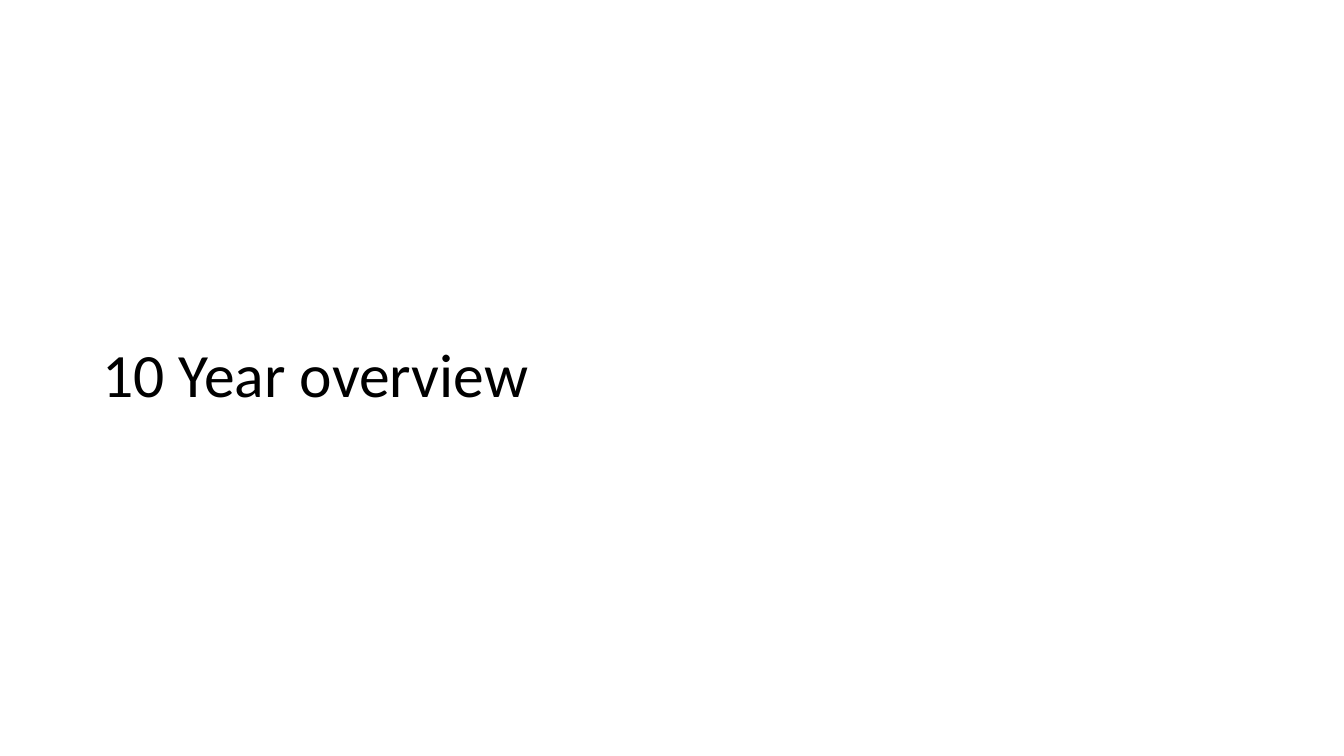
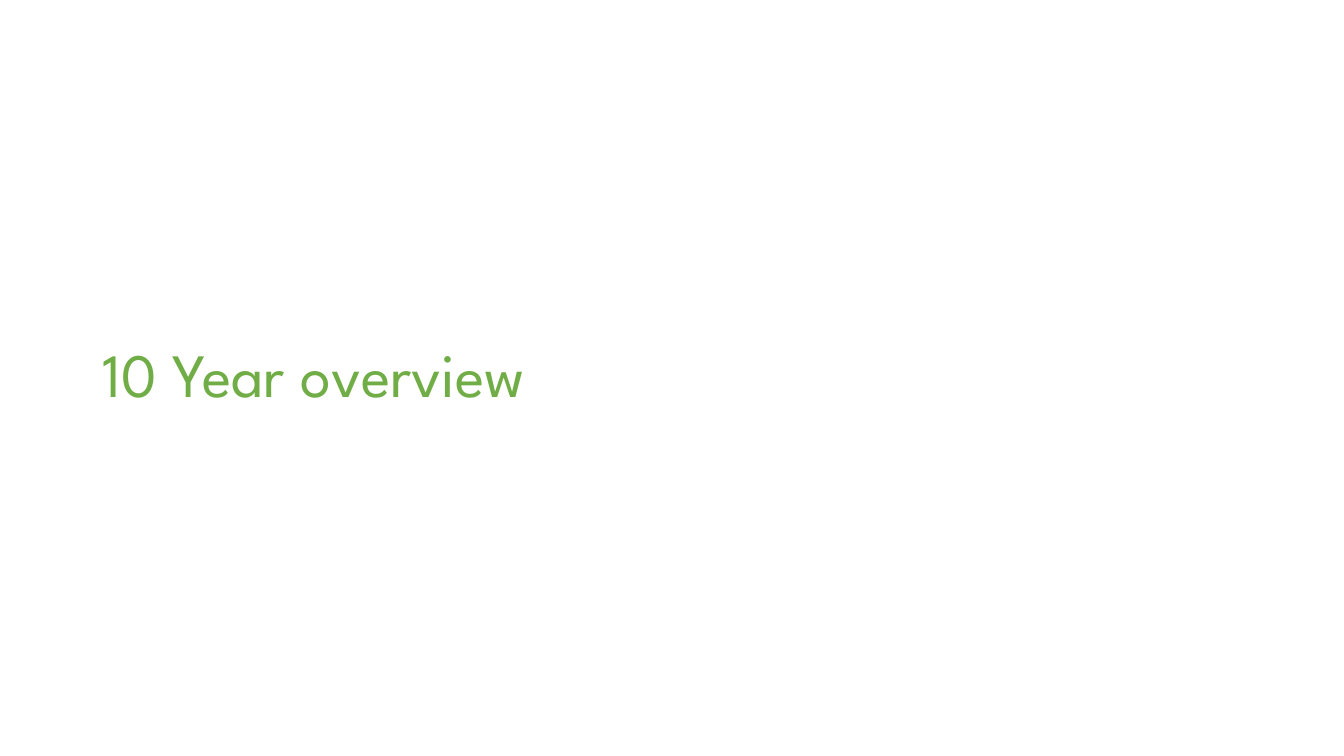
Before and after one commit to jiyoojeong/Nephila_Summer2020, a slide deck: slide 7 of renewables/ErcotForwards_Presentation.pptx (slide 20 before the commit). Drawn at 1344x756 pixels with LibreOffice and Linux fonts; fonts in the diff are those of the drawing. Boxes give left, top, right and bottom in pixels: in the first picture for what was removed or moved away, otherwise in the second. Text is boxed around its words. In the diff, an @@ line names an element or a change of style, - is before the commit and + after.

```diff
--- a/renewables/ErcotForwards_Presentation.pptx
+++ b/renewables/ErcotForwards_Presentation.pptx
@@ title "10 Year overview" at (x1=102, y1=355, x2=525, y2=398): font Calibri to League Spartan, text colour #000000 to #70AD47 @@
```
Also in this commit, not shown: 12 other slides changed, 20 slides added, 10 slides removed, 38 other files.
